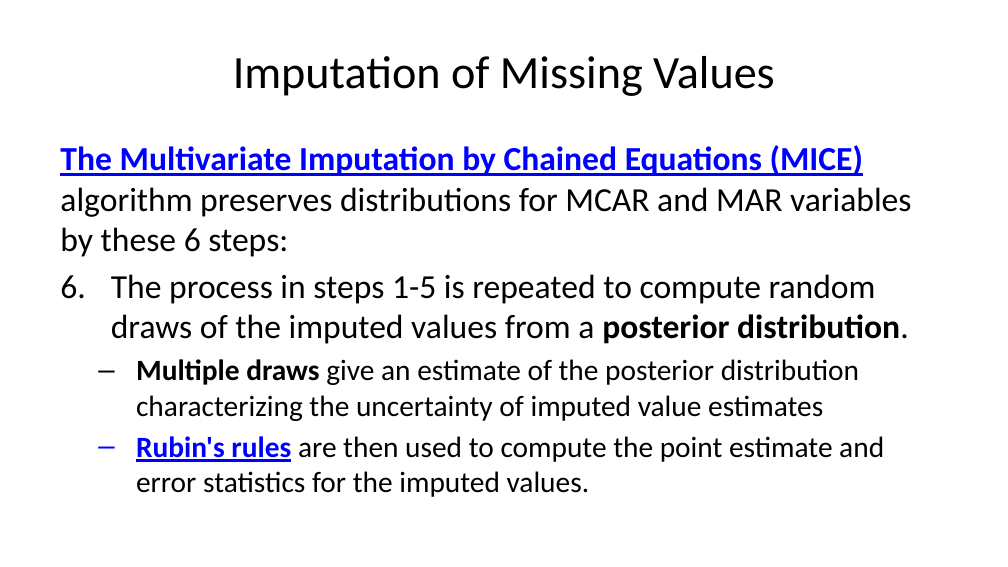
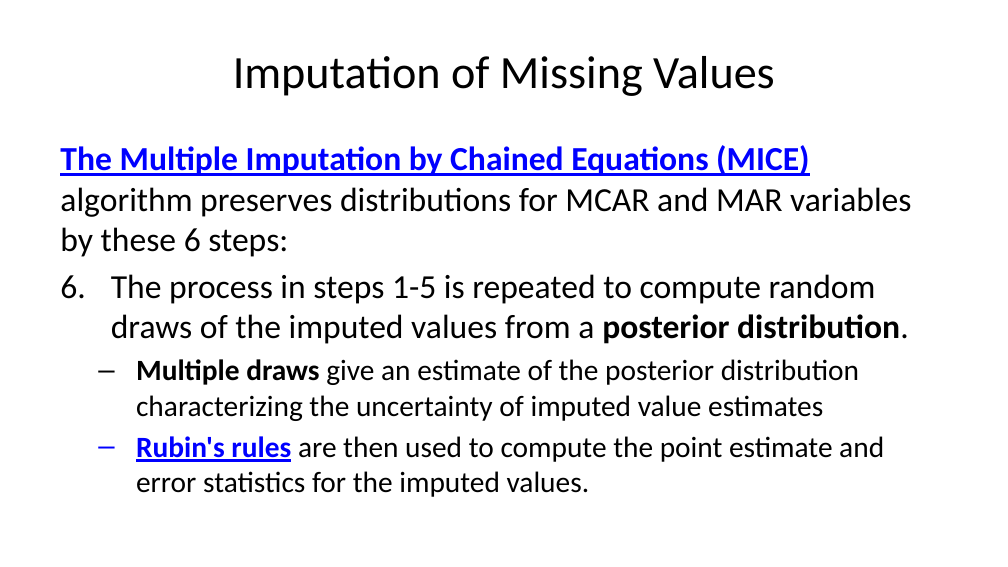
Before and after one commit to StephenElston/CSCI-E-83, a slide deck: slide 69 of LectureSlides/11_ModelsForMessyData.pptx. Drawn at 1008x567 pixels with LibreOffice and Linux fonts; fonts in the diff are those of the drawing. Boxes give left, top, right and bottom in pixels: in the first picture for what was removed or moved away, otherwise in the second. Text is boxed around its words. In the diff, an @@ line names an element or a change of style, - is before the commit and + after.

Commit message:
Typo corrections from lecture

```diff
--- a/LectureSlides/11_ModelsForMessyData.pptx
+++ b/LectureSlides/11_ModelsForMessyData.pptx
@@ text at bbox=[60, 145, 911, 257]: text changed @@
-The Multivariate Imputation by Chained Equations (MICE) algorithm preserves distributions for MCAR and MAR variables by these 6 steps:
+The Multiple Imputation by Chained Equations (MICE) algorithm preserves distributions for MCAR and MAR variables by these 6 steps:
```
Also in this commit, not shown: 6 other slides changed.
